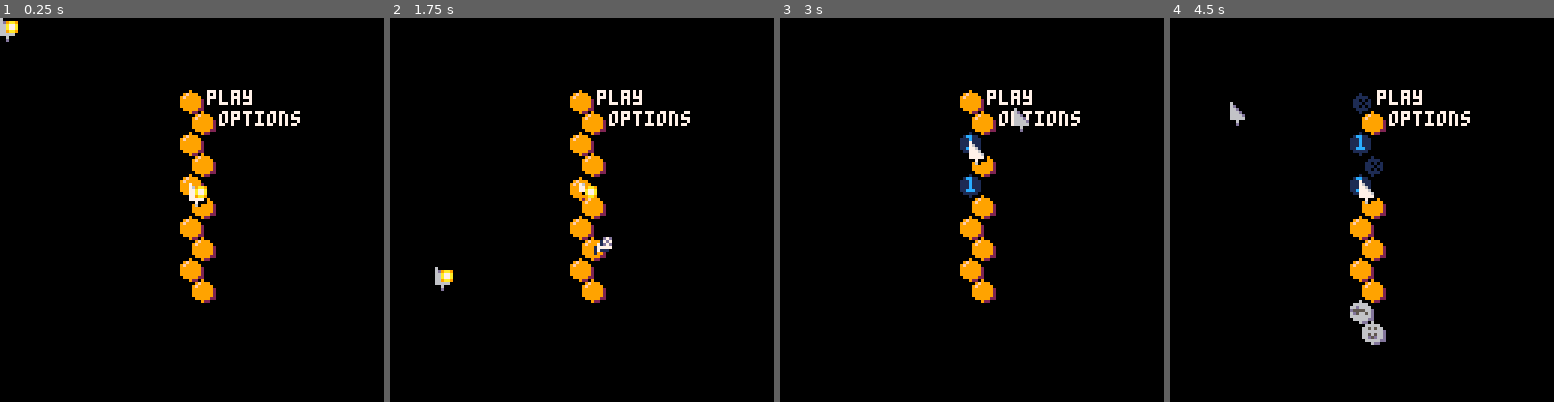
Above: before the commit, frames 1-4 (left to right).
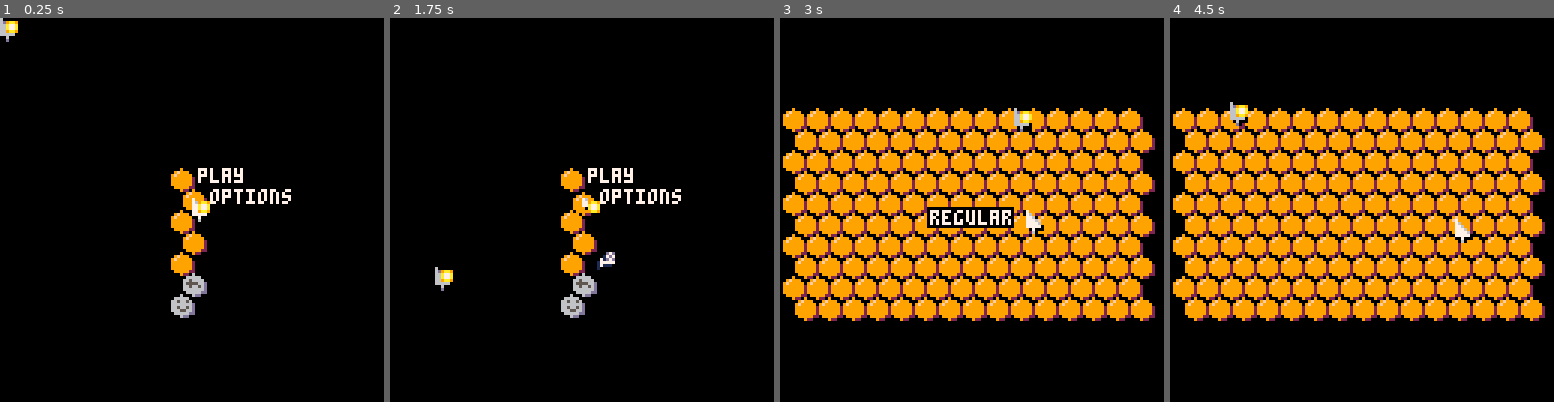
Above: after the commit, the same moments.

Repository: seaspaces27/hivesweeper-p8
Game: PICO-8 cartridge hivesweeper.p8
Two runs of this game, one before a commit and one after it. Both use one fixed random seed, a clock stepped at 60 frames per second and the inputs below.
Inputs (mouse positions are in pixels of both pictures, inside the frame that each line leads up to):
- Up to frame 1 (0.25 s): no input
- Up to frame 2 (1.75 s): tap X (X key) at 0.33, 1.07 s; click (670, 121) at 0.67 s; tap O (Z key) at 0.7, 1.7 s; click (436, 267) at 1.22 s; hold Right from 1.6 s (still down)
- Up to frame 3 (3 s): click (887, 114) at 1.77 s; tap X (X key) at 1.85, 2.97 s; release Right at 2.1 s; tap O (Z key) at 2.1, 2.5, 2.9 s; hold Up 2.15-2.42 s; click (952, 259) at 2.32 s; hold Right from 2.47 s (still down); click (1014, 106) at 2.87 s
- Up to frame 4 (4.5 s): release Right at 3.03 s; hold Left 3.08-3.58 s; tap O (Z key) at 3.3, 3.7, 4.1 s; click (1465, 256) at 3.42 s; hold Down 3.63-3.97 s; click (1231, 102) at 3.97 s; hold Right from 4.02 s (still down); tap X (X key) at 4.08 s

The runs differ from the first frame. In frame 1, 4.7% of the frame differs, in the area x 44-79%, y 18-79%; in frame 2, 4.9%; in frame 3, 42%; in frame 4, 43%, in the area x 0-98%, y 18-86%.

Commit message:
titlecard appears before playing

Diff:
--- a/hivesweeper.p8
+++ b/hivesweeper.p8
@@ -8,6 +8,7 @@
  poke(0x5f2d, 1) --mouse mode
  debug=false--true
  unopened=0 total_bees=0
+ titlecards={}
  init_menu()
 end
 
@@ -15,6 +16,7 @@
 function init_menu()
 	menu={}menu.mode="menu"
 	menu.screen=0 menu.offset=0
+	menu.history={}
  --menu.tiles={"play","options"}
  menu.active=true
  menu.reset=function(s)
@@ -29,25 +31,32 @@
   if s.screen==1 then
    s.tiles={"mouse (classic)","regular"}
   end
-  new_hive(1,#menu.tiles+8)
+  new_hive(1,#menu.tiles+3,2)
+
+  --gamerunning=false
+  end_bits()
  end
  menu:init()
  menu.call=function(s,id)
-  s.mode=(id and s.tiles[id+s.offset])or s.mode
-  if(s.mode=="play")then
-  	menu.screen=1
-  	menu:init()
-  elseif(s.mode=="mouse (classic)")then
-  	menu.active=false
-  	set_plrs(0)
-   new_hive(15,10)
-  elseif(s.mode=="regular")then
-  	menu.active=false
-   new_hive(15,10)
-  end
-  if not gamerunning then
-   --s.offset=#beehive
-  end
+  if id and id>s.offset and id<=#s.tiles+s.offset then
+	  s.mode=(id and s.tiles[id+s.offset])or s.mode
+	  if(s.mode=="play")then
+	  	menu.screen=1
+	  	menu:init()
+	  elseif(s.mode=="mouse (classic)")then
+	  	menu.active=false
+	  	set_plrs(0)
+	   new_hive(10,10)
+	   new_titlecard("classic")
+	  elseif(s.mode=="regular")then
+	  	menu.active=false
+	   new_hive(15,10)
+	   new_titlecard("regular")
+	  end
+	  if not gamerunning then
+	   --s.offset=#beehive
+	  end
+	 end
  end
  menu.upd=function(s)
 
@@ -108,8 +117,9 @@
 end
 function set_flag(id,plr)
  fl={}fl.dying=false fl.from=plr
- fl.x=hives_screen_pos[id][1]
- fl.y=hives_screen_pos[id][2]
+ local cell=hives_screen_pos[id]
+ fl.x=cell[1]
+ fl.y=cell[2] --cell.temp_press=true
  fl.dx=0 fl.dy=0 fl.id=id
  sfx(9)
  if flagfield[fl.id]then
@@ -270,6 +280,7 @@
   	end
 
   	if a_released then
+  	 perform_act(s.id)
 	   s.pressing=nil
 		  hives_screen_pos[s.id].pressing=nil
 		 end
@@ -277,8 +288,10 @@
   	--update last non-zero horizontal input
  	 s.last_hin=s.hin~=0and s.hin or s.last_hin
 	 	s.prev_a=s.a
-
-	 	s.id=min(s.id,#hives_screen_pos)
+	 	s:move()
+  end
+  plr.move=function(s)
+   s.id=min(s.id,#hives_screen_pos)
 	 	local cell=hives_screen_pos[s.id]
 	 	s.x+=((cell[1]+3)-s.x)*.35 //.4
 	 	s.y+=((cell[2]+3)-s.y)*.35 //.7
@@ -324,8 +337,8 @@
 	reveal_que={} --cells to be shown
 	--generate hive position on screen
 	hives_screen_pos={}
-	x_os=64-(hive_wi*4)
-	y_os=64-(hive_hi*4)
+	x_os=64-(hive_wi*4)-3
+	y_os=64-(hive_hi*4)+6
 	for i=0,hexs-1 do
   --hex_pos(i,x_os,y_os)
  end
@@ -358,7 +371,7 @@
   players[i].togo=players[i].id
  end
  --first click should be free
- if(not menu.active)sfx(4)
+ --if(not menu.active)sfx(4)
  first_call=true
  gamerunning=true
 end
@@ -382,13 +395,16 @@
  end
  mreld=stat(34)==2
  b_released=(prm and not mreld)
-
  --pm=stat(34)==1
  --prm=stat(34)==1
  --update plr inputs
  for i=1,#players do
   local plr=players[i]
-  plr:upd()
+  if #titlecards==0 then
+  	plr:upd()
+  else
+   plr:move()
+  end
  end
  --validate plr movements
  for i=1,#players do
@@ -425,7 +441,7 @@
  --if selecting then
   --hives_screen_pos[selecting].pressing=nil
  --end
-
+ if #titlecards==0 then
  for i=1,#hives_screen_pos do
   local cell=hives_screen_pos[i]
   --local mx=plr.x local my=plr.y
@@ -464,10 +479,12 @@
 	   flag_cell(i,nil)
    end
    if a_released then
+    perform_act(i)
  	  release_cell(i,nil)
  	 end
    break --dont want to select multiple at once
   end
+ end
  end
  --update flags
  for i=#flags,1,-1 do
@@ -496,6 +513,11 @@
 	  end
 	 end
  end
+
+ --draw titlecard
+ if #titlecards>0 then
+  titlecards[1]:upd()
+ end
 end
 
 function _draw()cls()
@@ -569,6 +591,10 @@
   plr:drw()
  end
  pal()
+ --draw titlecard
+ if #titlecards>0 then
+  titlecards[1]:drw()
+ end
 end
 
 function transpose(id,os)
@@ -747,9 +773,12 @@
  end
  if not gamerunning then
  	--menu.active=true
- 	new_cell().act="back"
- 	new_cell().act="again"
- end
+ 	end_bits()
+ end
+end
+function end_bits()
+	new_cell().act="back"
+	new_cell().act="again"
 end
 
 function open_cell(i,plr)
@@ -764,17 +793,6 @@
  end
  local check=mark_hex(i,5)
  check.t=0
- if menu.active then
-  menu.call(menu,i)
- end
- local cell=hives_screen_pos[i]
- if cell.act=="back"then
-  menu:reset()--menu.call(menu,i)
- end
- if cell.act=="again"then
-  --menu:init()--menu.call(menu,i)
-  menu.call(menu)
- end
 end
 
 function chord_cell(i,perform)
@@ -818,10 +836,41 @@
 end
 
 function release_cell(i,plr)
- if selecting then
-  hives_screen_pos[selecting].pressing=nil
+ if hives_screen_pos[i] then
+  hives_screen_pos[i].pressing=nil
  end
  selecting=nil
+end
+
+function perform_act(id)
+	if menu.active then
+  menu.call(menu,id)
+ end
+ local cell=hives_screen_pos[id]
+ if cell.act=="back"then
+  menu:reset()--menu.call(menu,i)
+ elseif cell.act=="again"then
+  --menu:init()--menu.call(menu,i)
+  menu.call(menu)
+ end
+end
+
+function new_titlecard(title)
+ cs={}cs.t=90cs.title=title or "h"
+ sfx(-1)
+ sfx(15,-1,0,16)
+ cs.upd=function(s)
+  s.t-=1
+  if s.t<=0 then
+   del(titlecards,s)sfx(4)
+  end
+ end
+ cs.drw=function(s)
+ 	ox=print("\#0"..s.title,0,-8)
+ 	print("\#0"..s.title,64-ox/2,64)
+ end
+ add(titlecards,cs)
+ return cs
 end
 -->8
 function sprot(dx,dy,h,w,mx,my,rot)
@@ -867,10 +916,10 @@
 00000000000000000000000000000000000000000000000000000000000000000000000000000000000000000000000000000000000000000000000000000000
 00000000000600000006000000090000000900200009005020090020000000000000000000000000000000000000000000000000000000000000000000000000
 0000000006666600066666000999990009a9990009a9990009999900000000000000000000000000000000000000000000000000000000000000000000000000
-0000000066d6666066565660999999909a9999909a99999099797990000000000000000000000000000000000000000000000000000000000000000000000000
-00000000d555566d6666666d99999992999999929999999297797792000000000000000000000000000000000000000000000000000000000000000000000000
-000000006d56656d6656566d99999992999999929999999297797792000000000000000000000000000000000000000000000000000000000000000000000000
-000000006666666d66d5d66d99999992999999929999999299797992000000000000000000000000000000000000000000000000000000000000000000000000
+000000006656666066566560999999909a9999909a99999099797990000000000000000000000000000000000000000000000000000000000000000000000000
+000000006555566d6666666d99999992999999929999999297797792000000000000000000000000000000000000000000000000000000000000000000000000
+000000006656656d6656656d99999992999999929999999297797792000000000000000000000000000000000000000000000000000000000000000000000000
+000000006666666d6665566d99999992999999929999999299797992000000000000000000000000000000000000000000000000000000000000000000000000
 00000000066666dd066666dd09999920099999220999992509999925000000000000000000000000000000000000000000000000000000000000000000000000
 000000000006dd000006dd0000092000000922000009250020092500000000000000000000000000000000000000000000000000000000000000000000000000
 
Not shown, changed: the sound effects (__sfx__) section of hivesweeper.p8
